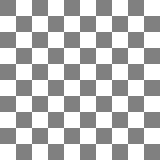
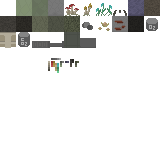
The second 160 x 160 image is a revision of the first. Changes to its layers:
added layer "colour_palette" above "side_tiles" over bbox(48, 58, 79, 73)
added group "side_tiles" with 5 layers above "carbon_dioxide_canister" over bbox(0, 0, 144, 48)
added group "overlays" (1st of 2, in "side_tiles") with 3 layers in group "side_tiles" over bbox(16, 16, 144, 32)
added layer "Layer 22" (multiply) in group "overlays" over bbox(64, 16, 80, 32)
added layer "noise_2" (1st of 2, in "side_tiles" › "overlays") (multiply) in group "overlays" over bbox(16, 16, 80, 32)
added layer "noise_2b" (1st of 2, in "side_tiles" › "overlays") (multiply) in group "overlays" over bbox(128, 16, 144, 32)
added layer "Layer 21" in group "side_tiles" over bbox(0, 0, 144, 48)
added layer "carbon_dioxide_canister" above "oxygen_canister" over bbox(18, 32, 30, 47)
added layer "oxygen_canister" above "original_tiles" over bbox(146, 18, 158, 31)
added group "overlays" (2nd of 2) with 5 layers above "Layer 16" over bbox(0, 0, 160, 32)
added layer "Layer 20" (multiply) in group "overlays" over bbox(64, 16, 80, 32)
added layer "Layer 19" (multiply) in group "overlays" over bbox(32, 16, 64, 32)
added layer "noise_1" (multiply) in group "overlays" over bbox(0, 0, 160, 32)
added layer "noise_2b" (2nd of 2, in "overlays") (multiply) in group "overlays" over bbox(128, 16, 144, 32)
added layer "noise_2" (2nd of 2, in "overlays") (multiply) in group "overlays" over bbox(16, 16, 80, 32)
added layer "new_tiles" above "full_tiles" over bbox(16, 0, 144, 31)
added layer "full_tiles" above "Layer 14" over bbox(0, 0, 160, 48)
hid "Layer 14" over bbox(0, 0, 160, 160)
